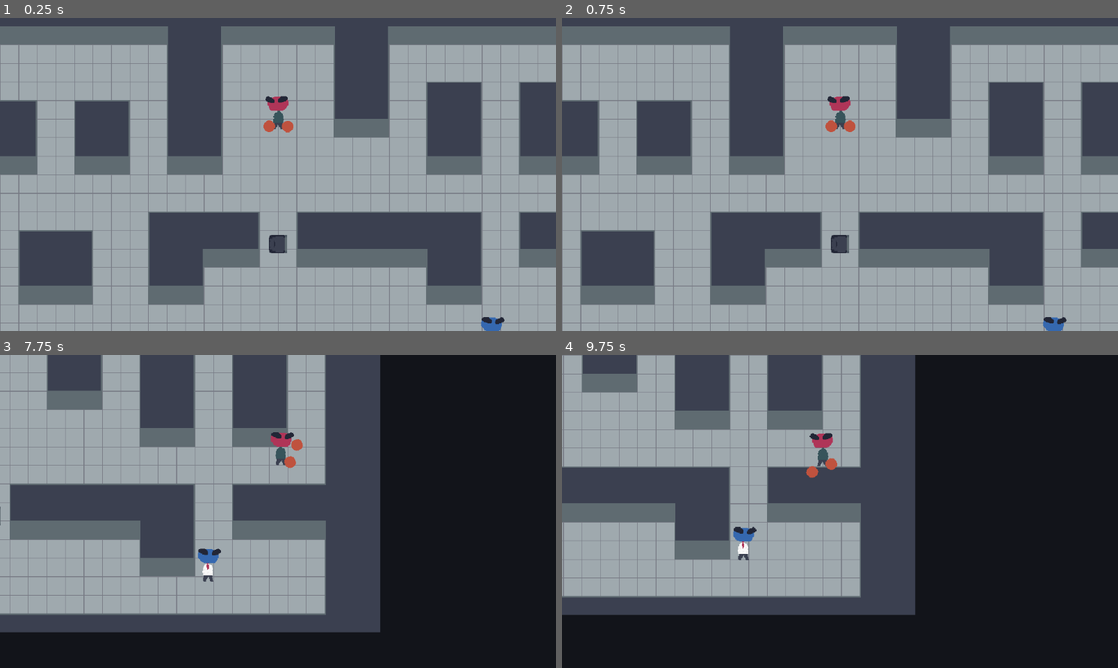
Above: before the commit, frames 1-4 (two rows, left to right).
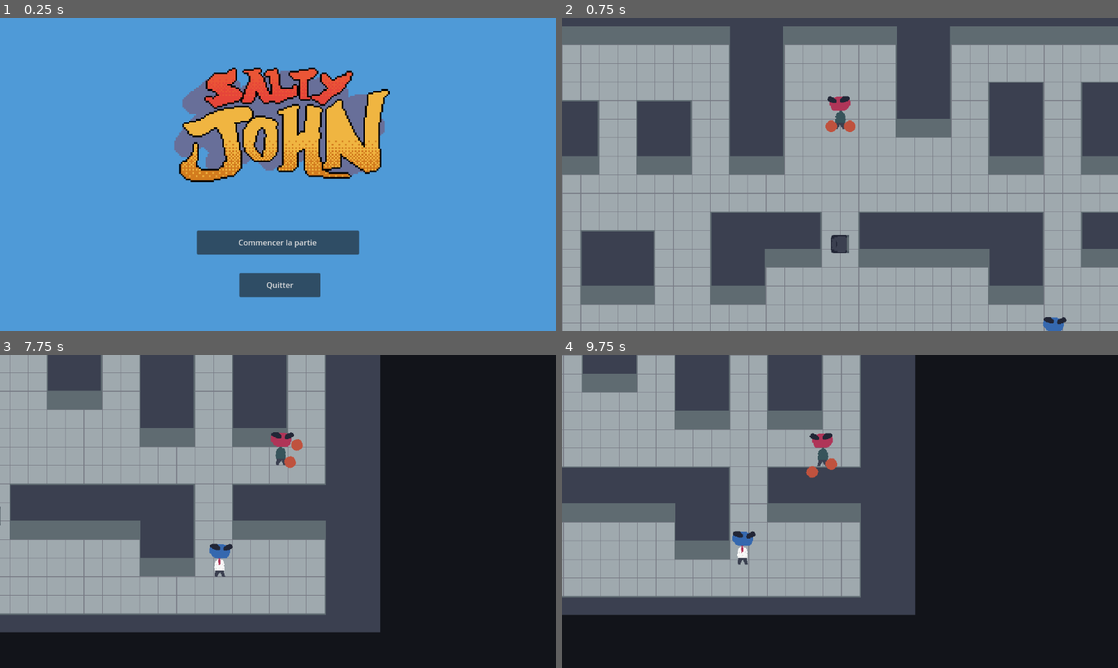
Above: after the commit, the same moments.

Repository: artemvandalovski/Salty-John
Game: Godot game, scene res://ui/menu.tscn
Two runs of this game, one before a commit and one after it. Both use one fixed random seed, a clock stepped at 60 frames per second and the inputs below. Before the commit the project starts from res://levels/office.tscn. The engine's default icon, where the game draws it, is replaced by a stand-in: a white triangle on a blue panel in a dark square.
Inputs (mouse positions are in pixels of both pictures, inside the frame that each line leads up to):
- Up to frame 1 (0.25 s): no input
- Up to frame 2 (0.75 s): click (840, 243) at 0.5 s, where only the run after the commit has a clickable "Commencer la partie"
- Up to frame 3 (7.75 s): tap Enter at 1.25 s; move the mouse to (400, 495) at 1.27 s; hold D (right) 1.28-2.03 s; click (400, 495) at 1.35 s; move the mouse to (166, 527) at 2.02 s; hold S (down) 2.03-2.78 s; right-click (166, 527) at 2.1 s; move the mouse to (333, 442) at 2.77 s; hold D (right) 2.78-3.53 s; click (333, 442) at 2.85 s; move the mouse to (250, 574) at 3.52 s; hold W (up) 3.53-4.28 s; right-click (250, 574) at 3.6 s; move the mouse to (444, 558) at 4.27 s; hold A (left) 4.28-5.78 s; click (444, 558) at 4.35 s; move the mouse to (111, 464) at 5.02 s; right-click (111, 464) at 5.1 s; tap Space at 5.75 s; move the mouse to (305, 511) at 5.77 s; hold S (down) 5.78-6.53 s; click (305, 511) at 5.85 s; move the mouse to (194, 433) at 6.52 s; hold D (right) 6.53-7.28 s; right-click (194, 433) at 6.6 s; move the mouse to (400, 495) at 7.27 s; hold W (up) from 7.28 s (still down); click (400, 495) at 7.35 s
- Up to frame 4 (9.75 s): move the mouse to (728, 527) at 8.02 s; release W (up) at 8.03 s; hold D (right) 8.03-8.78 s; right-click (728, 527) at 8.1 s; move the mouse to (895, 442) at 8.77 s; hold S (down) 8.78-9.53 s; click (895, 442) at 8.85 s; move the mouse to (812, 574) at 9.52 s; hold A (left) from 9.53 s (still down); right-click (812, 574) at 9.6 s

The runs differ from the first frame. In frame 1, 99% of the frame differs, in the area x 0-100%, y 0-100%; in frame 2, nothing differs; in frame 3, 0.4%; in frame 4, 0.2%.

Commit message:
menu screen and game over

Diff:
--- a/player/john.gd
+++ b/player/john.gd
@@ -35,7 +35,7 @@
 	start_invincibility()
 	update_label()
 	if health <= 0:
-		queue_free()
+		get_tree().change_scene_to_file("res://ui/menu.tscn")
 
 func take_knockback(kb: Vector2):
 	velocity += kb / mass
--- a/project.godot
+++ b/project.godot
@@ -11,7 +11,7 @@
 [application]
 
 config/name="Salty John"
-run/main_scene="res://levels/office.tscn"
+run/main_scene="res://ui/menu.tscn"
 config/features=PackedStringArray("4.2", "Mobile")
 config/icon="res://icon.svg"
 
--- /dev/null
+++ b/ui/menu.gd
@@ -0,0 +1,10 @@
+extends Control
+
+
+func _on_start_pressed():
+	await get_tree().create_timer(0.1).timeout
+	get_tree().change_scene_to_file("res://levels/office.tscn")
+
+
+func _on_quit_pressed():
+	get_tree().quit()
--- /dev/null
+++ b/ui/menu.tscn
@@ -0,0 +1,57 @@
+[gd_scene load_steps=3 format=3 uid="uid://15vr3l1exjn0"]
+
+[ext_resource type="Texture2D" uid="uid://bm4w7vt3oxp67" path="res://ui/salty_menu.png" id="1_q25mk"]
+[ext_resource type="Script" path="res://ui/menu.gd" id="1_t0k16"]
+
+[node name="Menu" type="Control"]
+layout_mode = 3
+anchors_preset = 15
+anchor_right = 1.0
+anchor_bottom = 1.0
+grow_horizontal = 2
+grow_vertical = 2
+script = ExtResource("1_t0k16")
+
+[node name="ColorRect" type="ColorRect" parent="."]
+layout_mode = 0
+offset_right = 1152.0
+offset_bottom = 648.0
+color = Color(0.309804, 0.603922, 0.843137, 1)
+
+[node name="Sprite2D" type="Sprite2D" parent="."]
+position = Vector2(598, 216)
+scale = Vector2(0.6875, 0.6875)
+texture = ExtResource("1_q25mk")
+
+[node name="Start" type="Button" parent="."]
+layout_mode = 1
+anchors_preset = 7
+anchor_left = 0.5
+anchor_top = 1.0
+anchor_right = 0.5
+anchor_bottom = 1.0
+offset_left = -168.0
+offset_top = -208.0
+offset_right = 168.0
+offset_bottom = -158.0
+grow_horizontal = 2
+grow_vertical = 0
+text = "Commencer la partie"
+
+[node name="Quit" type="Button" parent="."]
+layout_mode = 1
+anchors_preset = 7
+anchor_left = 0.5
+anchor_top = 1.0
+anchor_right = 0.5
+anchor_bottom = 1.0
+offset_left = -80.0
+offset_top = -120.0
+offset_right = 88.0
+offset_bottom = -70.0
+grow_horizontal = 2
+grow_vertical = 0
+text = "Quitter"
+
+[connection signal="pressed" from="Start" to="." method="_on_start_pressed"]
+[connection signal="pressed" from="Quit" to="." method="_on_quit_pressed"]
Binary file added: ui/salty_menu.png
Not shown, added: ui/salty_menu.png.import
Not shown, added: player/johF708.tmp
